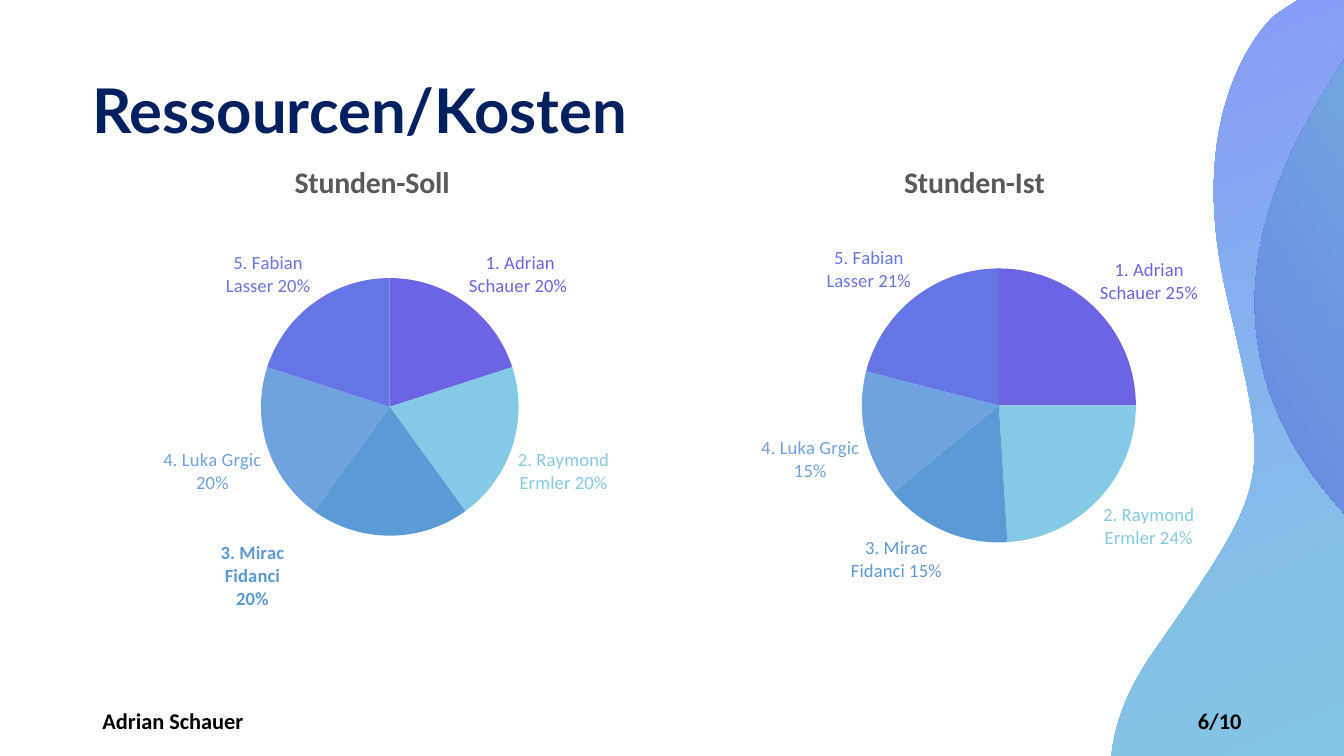
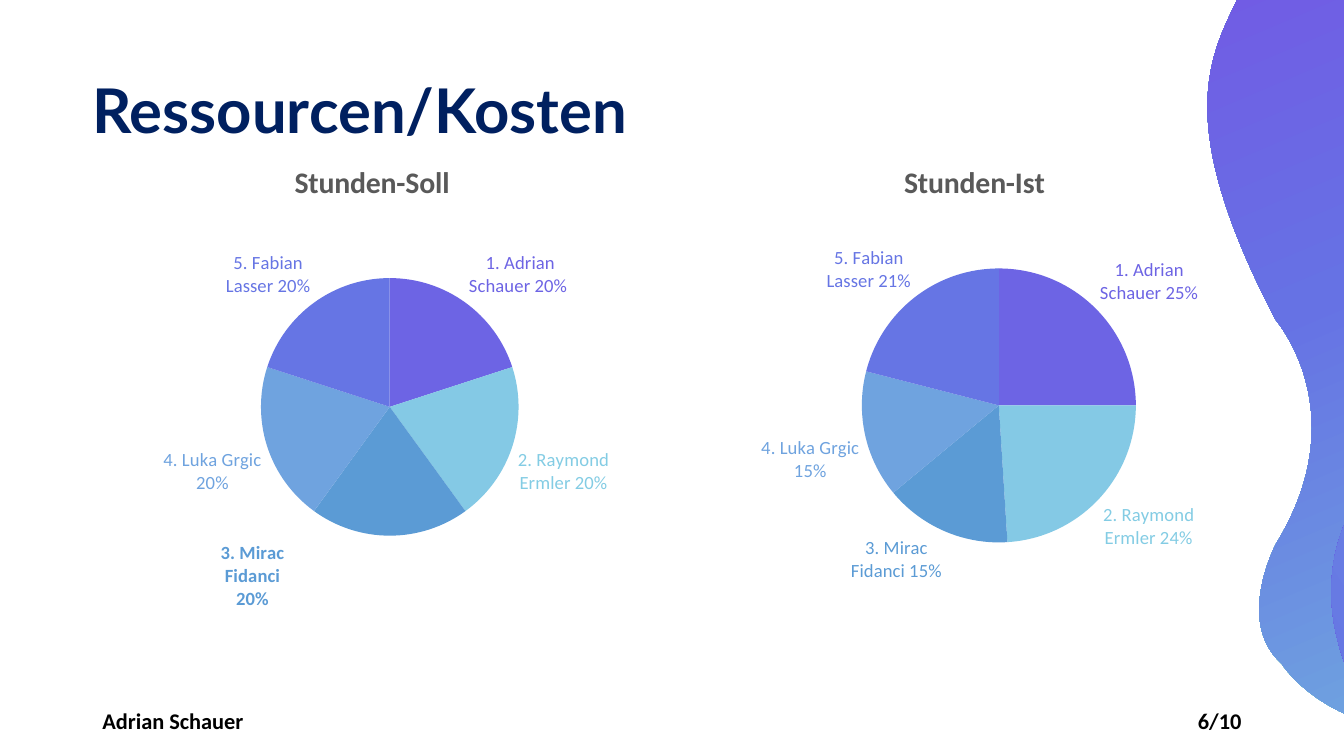
Before and after one commit to LuckyForce/ShareList, a slide deck: slide 6 of documents/T3-ShareList-Statusbericht_v1.0.pptx. Drawn at 1344x756 pixels with LibreOffice and Linux fonts; fonts in the diff are those of the drawing. Boxes give left, top, right and bottom in pixels: in the first picture for what was removed or moved away, otherwise in the second. Text is boxed around its words. In the diff, an @@ line names an element or a change of style, - is before the commit and + after.

```diff
--- a/documents/T3-ShareList-Statusbericht_v1.0.pptx
+++ b/documents/T3-ShareList-Statusbericht_v1.0.pptx
@@ rotation 188 to 44 degrees; outline redrawn in 3 elements at bbox=[838, 0, 1344, 756], bbox=[981, 0, 1344, 756], bbox=[920, 0, 1344, 756] @@
```
Also in this commit, not shown: 8 other slides changed, 1 other file.
